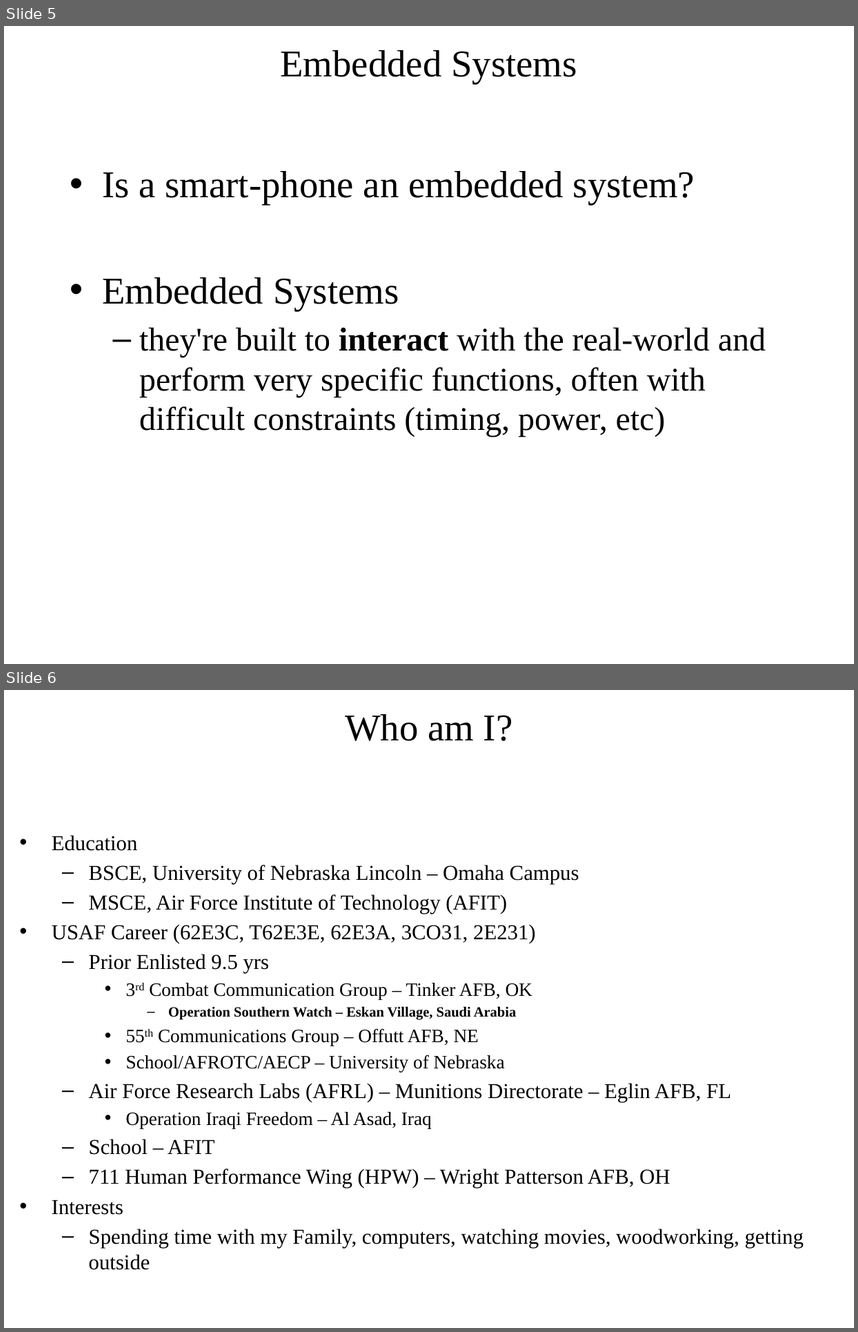
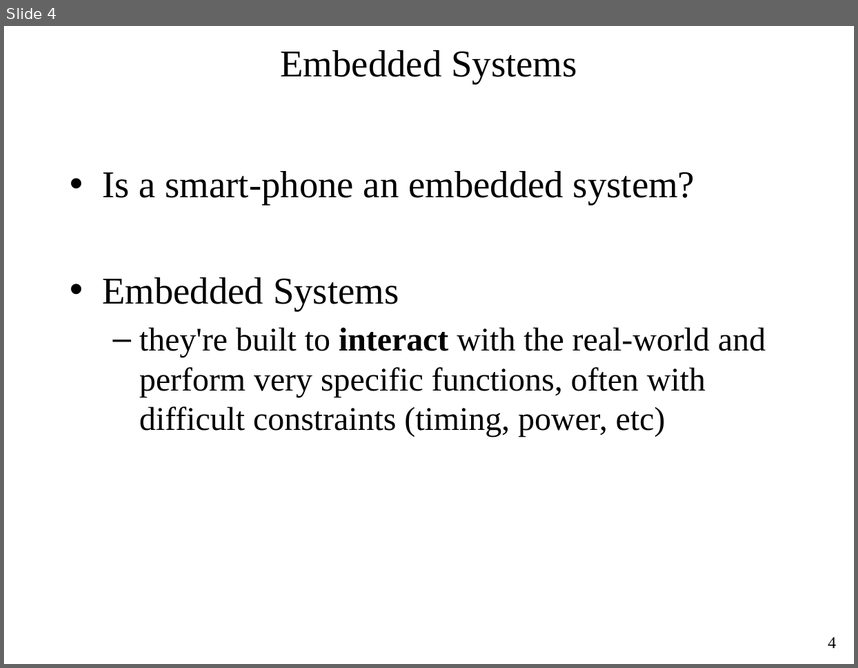
Before and after one commit to pw4rn3r/ECE382, a slide deck: notes/L1/Lsn1.pptx. Shown one above the other, each under a label of ours: slides 5 and 6 before the commit, slide 4 after it. The pictures are 858x1332 and 858x668 pixels, drawn with LibreOffice and Linux fonts; fonts in the diff are those of the drawing. Boxes give left, top, right and bottom in pixels: in the first picture for what was removed or moved away, otherwise in the second. Text is boxed around its words. In the diff, an @@ line names an element or a change of style, - is before the commit and + after.

```diff
--- a/notes/L1/Lsn1.pptx
+++ b/notes/L1/Lsn1.pptx
@@ slide 6 removed at bbox=[4, 690, 854, 1328], background #FFFFFF @@
@@ title removed at bbox=[345, 714, 513, 741] @@
-Who am I?
@@ text removed at bbox=[52, 835, 804, 1270] @@
-• Education
-  – BSCE, University of Nebraska Lincoln – Omaha Campus
-  – MSCE, Air Force Institute of Technology (AFIT)
-• USAF Career (62E3C, T62E3E, 62E3A, 3CO31, 2E231)
-  – Prior Enlisted 9.5 yrs
-    • 3rd Combat Communication Group – Tinker AFB, OK
-      – Operation Southern Watch – Eskan Village, Saudi Arabia
-    • 55th Communications Group – Offutt AFB, NE
-    • School/AFROTC/AECP – University of Nebraska
-  – Air Force Research Labs (AFRL) – Munitions Directorate – Eglin AFB, FL
-    • Operation Iraqi Freedom – Al Asad, Iraq
-  – School – AFIT
-  – 711 Human Performance Wing (HPW) – Wright Patterson AFB, OH
-• Interests
-  – Spending time with my Family, computers, watching movies, woodworking, getting outside
@@ what was slide 5 is now slide 4 @@
@@ slide 4 changed as well @@
@@ page number added at bbox=[828, 637, 836, 648], 14 pt, text #000000 @@
+4
```
Also in this commit, not shown: 12 other slides changed, 22 slides added, 3 other slides removed.
